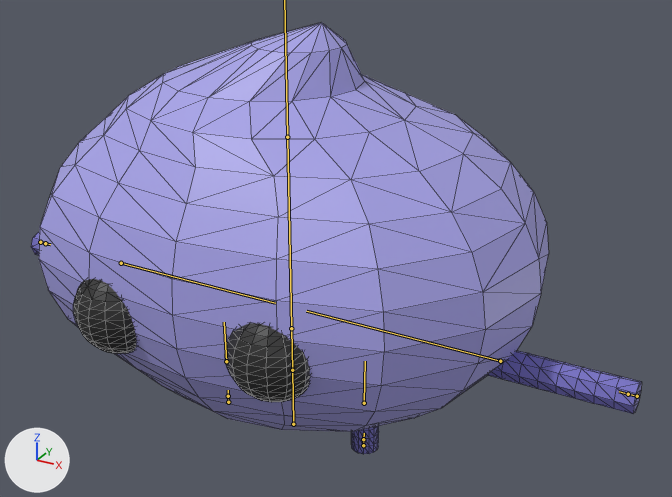
Renders of the glTF model public/assets/zeet/zeet.glb from each side of a commit.
Before and after are seen from a 50 mm lens placed at (0.579, -0.877, 0.747), pointed at (0.049, 0.086, 0.265). Lighting does not change. The marker at lower left points along +X, +Y and +Z. The bones that bend it are drawn over the model as lines. Mesh edges are drawn as thin lines.

Objects in the first picture: 'Arms', 'Eyes', 'Legs', 'Sphere'.
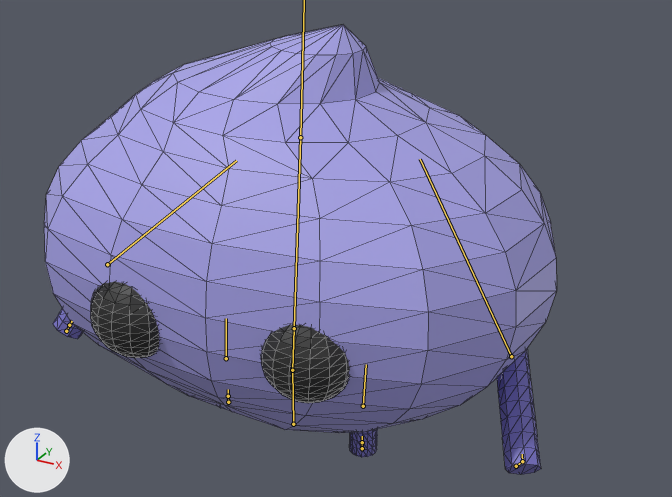
The newer file adds an action. The first version stands in its rest pose; the second is drawn at frame 57 of the action 'Dance'.

Where the change shows, as pixel boxes [x1, y1, x2, y2] in the pictures (672 x 497 px):
'Sphere', posed
    before: [39, 22, 549, 432]
    after: [44, 25, 557, 433]
'Eyes', posed (9% wider)
    before: [73, 279, 310, 402]
    after: [91, 282, 350, 403]
'Arms', posed
    before: [31, 232, 642, 414]
    after: [53, 309, 541, 475]
bone 'Hip', root to tip
    before: (292, 370) to (291, 328)
    after: (292, 370) to (294, 328)
bone 'Body', root to tip
    before: (291, 328) to (287, 136)
    after: (294, 328) to (300, 137)
bone 'CON_ArmBase.L', root to tip
    before: (500, 361) to (306, 311)
    after: (511, 356) to (420, 159)
bone 'CON_ArmBase.R', root to tip
    before: (121, 263) to (275, 303)
    after: (107, 264) to (236, 160)
bone 'CON_Hand.L', root to tip
    before: (637, 396) to (628, 394)
    after: (516, 466) to (522, 461)
bone 'CON_Arm.L', root to tip
    before: (628, 394) to (619, 391)
    after: (522, 461) to (522, 454)
bone 'CON_Hand.R', root to tip
    before: (40, 242) to (45, 243)
    after: (66, 331) to (69, 325)
bone 'CON_Arm.R', root to tip
    before: (45, 243) to (50, 244)
    after: (69, 325) to (72, 321)
bone 'CON_Foot.L', root to tip
    before: (363, 445) to (363, 439)
    after: (362, 448) to (362, 442)
bone 'CON_Leg.R', root to tip
    before: (228, 396) to (228, 390)
    after: (228, 396) to (228, 389)

Patch to the scene script:
```diff
--- a/public/assets/zeet/zeet.glb.py
+++ b/public/assets/zeet/zeet.glb.py
@@ bone_hip @@
 bone_hip = bpy.data.objects['Armature'].pose.bones['Hip']  # child of 'CON_Base'
-bone_hip.rotation_quaternion = (1.0, 0.0, 0.0, 0.0)  # degrees (0, 0, 0)
+bone_hip.rotation_quaternion = (1.0, -0.021, -0.004, 0.011)  # degrees (-2, 0, 1)
@@ bone_body @@
 bone_body = bpy.data.objects['Armature'].pose.bones['Body']  # child of 'Hip'
-bone_body.rotation_quaternion = (1.0, 0.0, 0.0, 0.0)  # degrees (0, 0, 0)
+bone_body.rotation_quaternion = (0.998, 0.0, 0.067, 0.0)  # degrees (0, 8, 0)
@@ bone_head @@
 bone_head = bpy.data.objects['Armature'].pose.bones['Head']  # child of 'Body'
-bone_head.rotation_quaternion = (1.0, 0.0, 0.0, 0.0)  # degrees (0, 0, 0)
+bone_head.rotation_quaternion = (1.0, 0.0, 0.0, -0.01)  # degrees (0, 0, -1)
@@ bone_con_armbase_l @@
 bone_con_armbase_l = bpy.data.objects['Armature'].pose.bones['CON_ArmBase.L']  # child of 'Body'
-bone_con_armbase_l.rotation_quaternion = (1.0, 0.0, 0.0, 0.0)  # degrees (0, 0, 0)
+bone_con_armbase_l.rotation_quaternion = (0.857, -0.474, 0.197, -0.047)  # degrees (-60, 17, -16)
@@ bone_con_armbase_r @@
 bone_con_armbase_r = bpy.data.objects['Armature'].pose.bones['CON_ArmBase.R']  # child of 'Body'
-bone_con_armbase_r.rotation_quaternion = (1.0, 0.0, 0.0, 0.0)  # degrees (0, 0, 0)
+bone_con_armbase_r.rotation_quaternion = (-0.903, 0.366, 0.219, -0.049)  # degrees (-47, -21, 15)
@@ bone_con_hand_l @@
 bone_con_hand_l = bpy.data.objects['Armature'].pose.bones['CON_Hand.L']  # child of 'Body'
-bone_con_hand_l.location = (0.0, 0.0, 0.0)
-bone_con_hand_l.rotation_quaternion = (1.0, 0.0, 0.0, 0.0)  # degrees (0, 0, 0)
+bone_con_hand_l.location = (0.104, 0.122, 0.08)
+bone_con_hand_l.rotation_quaternion = (0.359, -0.828, 0.254, 0.348)  # degrees (-140, 49, -15)
@@ bone_con_arm_l @@
 bone_con_arm_l = bpy.data.objects['Armature'].pose.bones['CON_Arm.L']  # child of 'CON_Hand.L'
-bone_con_arm_l.rotation_quaternion = (1.0, 0.0, 0.0, 0.0)  # degrees (0, 0, 0)
-bone_con_arm_l.scale = (1.0, 1.0, 1.0)
+bone_con_arm_l.rotation_quaternion = (0.878, 0.477, -0.021, 0.038)  # degrees (57, -4, 3)
+bone_con_arm_l.scale = (1.06, 0.88, 1.06)
@@ bone_con_hand_r @@
 bone_con_hand_r = bpy.data.objects['Armature'].pose.bones['CON_Hand.R']  # child of 'Body'
-bone_con_hand_r.location = (0.0, 0.0, 0.0)
-bone_con_hand_r.rotation_quaternion = (1.0, 0.0, 0.0, 0.0)  # degrees (0, 0, 0)
+bone_con_hand_r.location = (-0.043, 0.112, 0.098)
+bone_con_hand_r.rotation_quaternion = (0.741, -0.605, -0.205, -0.208)  # degrees (-77, -34, -4)
@@ bone_con_arm_r @@
 bone_con_arm_r = bpy.data.objects['Armature'].pose.bones['CON_Arm.R']  # child of 'CON_Hand.R'
-bone_con_arm_r.rotation_quaternion = (1.0, 0.0, 0.0, 0.0)  # degrees (0, 0, 0)
-bone_con_arm_r.scale = (1.0, 1.0, 1.0)
+bone_con_arm_r.rotation_quaternion = (0.988, 0.12, -0.012, 0.099)  # degrees (14, -3, 11)
+bone_con_arm_r.scale = (1.18, 0.72, 1.18)
@@ bone_con_foot_l @@
 bone_con_foot_l = bpy.data.objects['Armature'].pose.bones['CON_Foot.L']  # child of 'CON_Base'
-bone_con_foot_l.location = (0.0, 0.0, 0.0)
+bone_con_foot_l.location = (0.002, -0.004, 0.001)
@@ bone_con_leg_r @@
 bone_con_leg_r = bpy.data.objects['Armature'].pose.bones['CON_Leg.R']  # child of 'CON_Foot.R'
-bone_con_leg_r.rotation_quaternion = (1.0, 0.0, 0.0, 0.0)  # degrees (0, 0, 0)
-bone_con_leg_r.scale = (1.0, 1.0, 1.0)
+bone_con_leg_r.rotation_quaternion = (1.0, -0.005, 0.0, -0.004)  # degrees (-1, 0, 0)
+bone_con_leg_r.scale = (0.96, 1.08, 0.96)
```
